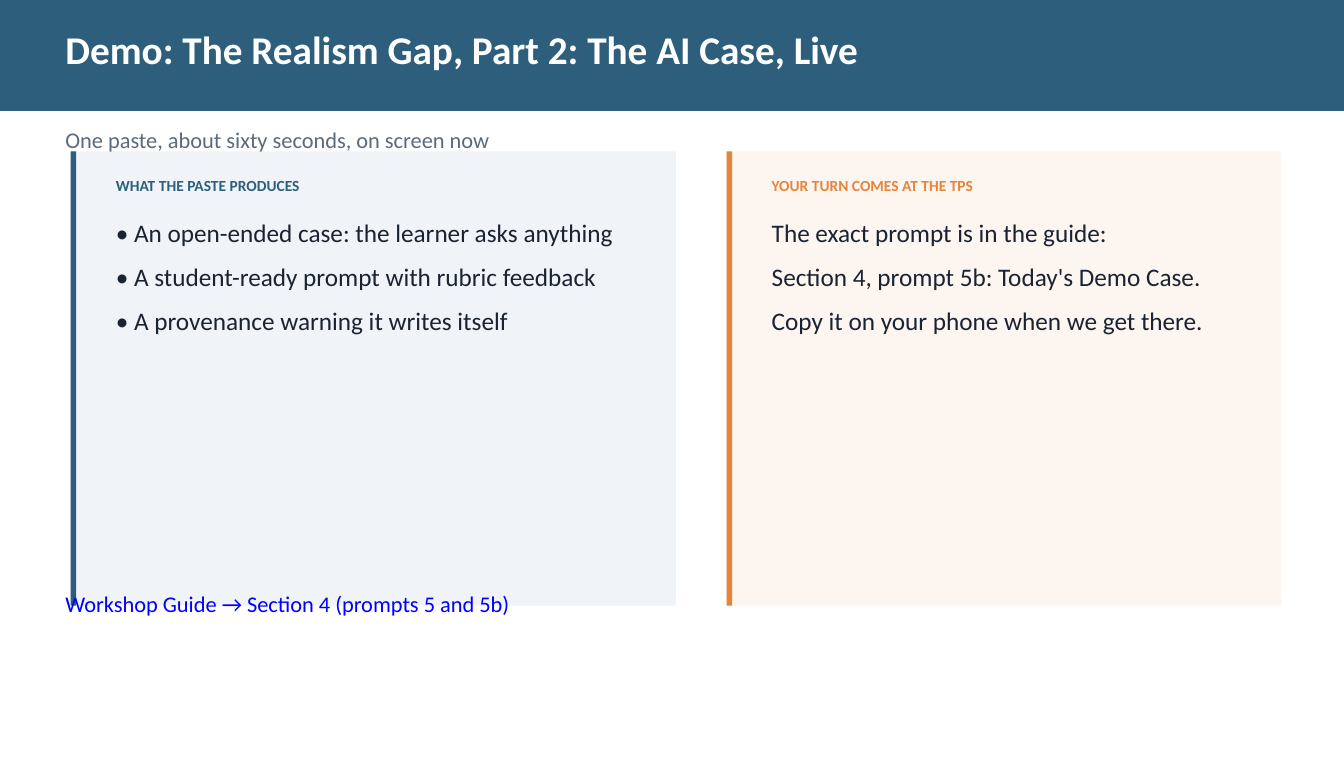
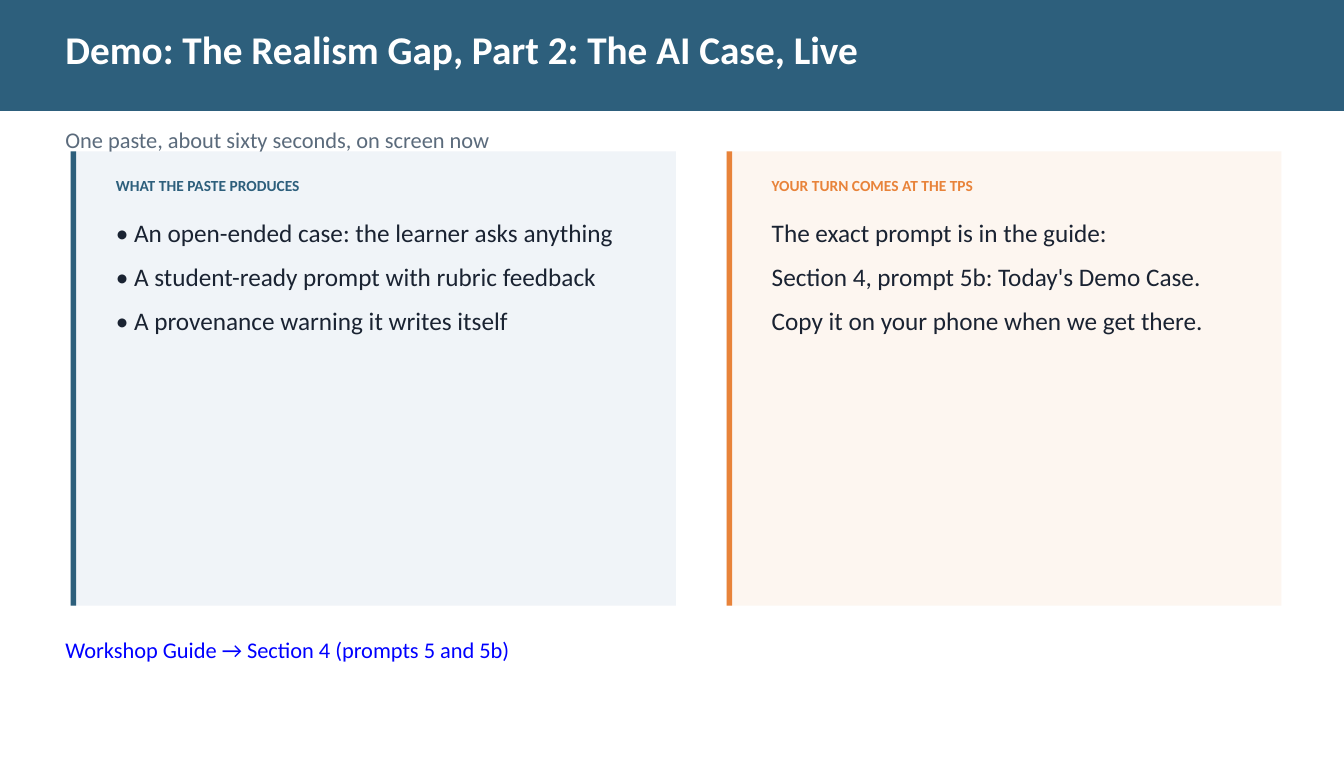
Before and after one commit to diana-brewer/digital-learning-unlocked, a slide deck: slide 6 of Digital Learning Unlocked - Slide Deck.pptx. Drawn at 1344x757 pixels with LibreOffice and Linux fonts; fonts in the diff are those of the drawing. Boxes give left, top, right and bottom in pixels: in the first picture for what was removed or moved away, otherwise in the second. Text is boxed around its words. In the diff, an @@ line names an element or a change of style, - is before the commit and + after.

```diff
--- a/Digital Learning Unlocked - Slide Deck.pptx
+++ b/Digital Learning Unlocked - Slide Deck.pptx
@@ text "Workshop Guide → Section 4 ...": place and size @@
-text "Workshop Guide → Section 4 ..." at <box>65,593,509,616</box>
+text "Workshop Guide → Section 4 ..." at <box>65,641,509,662</box>
```
Also in this commit, not shown: 6 other slides changed.
